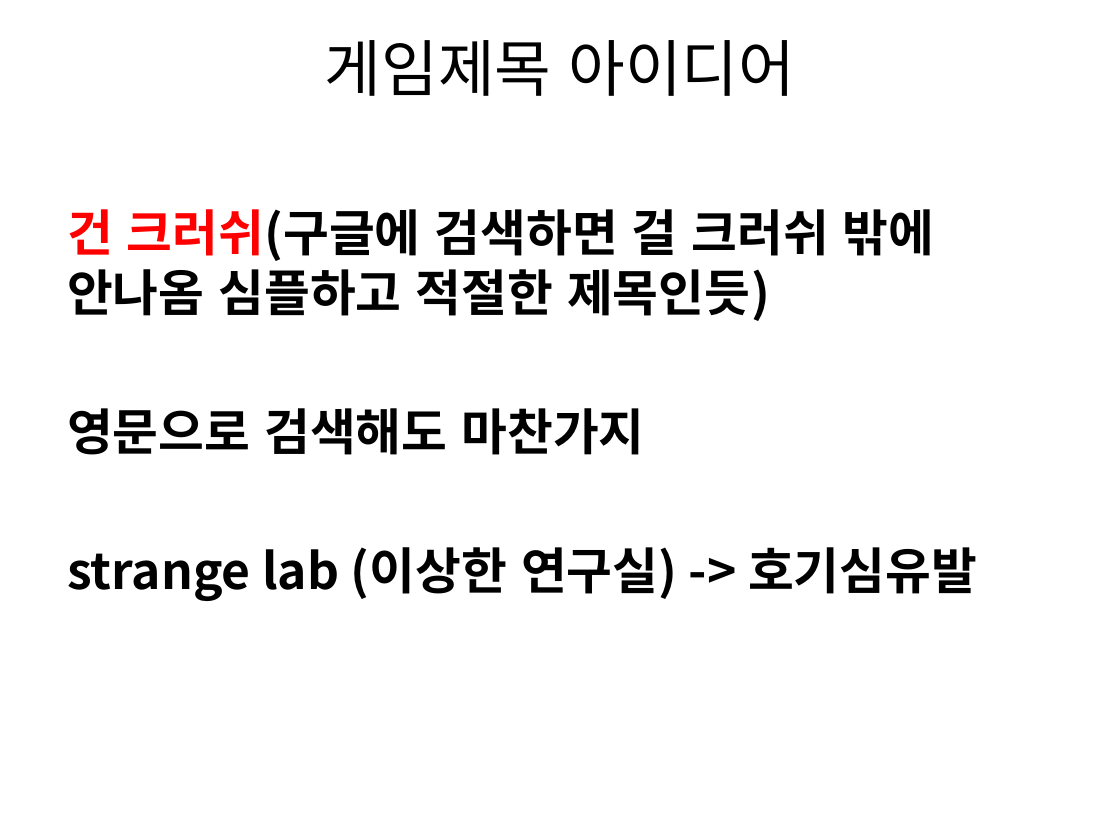
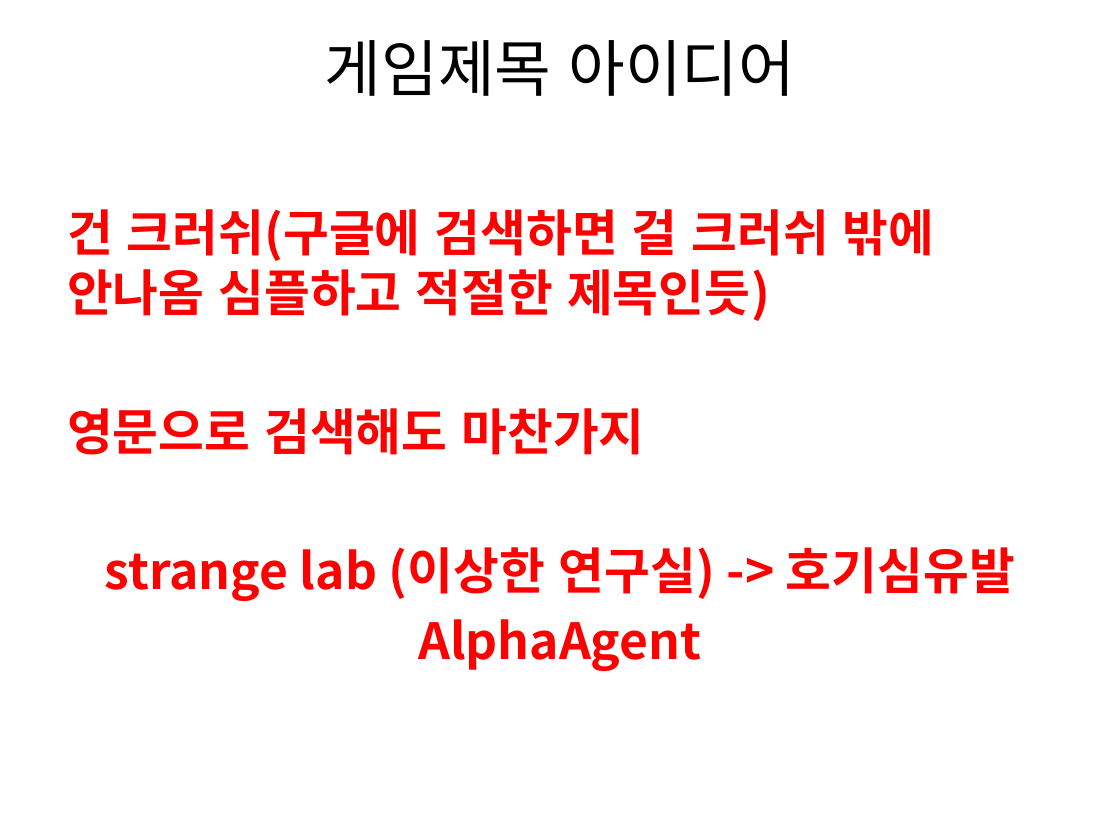
Before and after one commit to gkdlgndpdu/EscapeJail, a slide deck: slide 52 of EscapeJail/Assets/기획/스테이지1기획.pptx. Drawn at 1120x840 pixels with LibreOffice and Linux fonts; fonts in the diff are those of the drawing. Boxes give left, top, right and bottom in pixels: in the first picture for what was removed or moved away, otherwise in the second. Text is boxed around its words. In the diff, an @@ line names an element or a change of style, - is before the commit and + after.

```diff
--- a/EscapeJail/Assets/기획/스테이지1기획.pptx
+++ b/EscapeJail/Assets/기획/스테이지1기획.pptx
@@ text at box(67, 209, 1015, 601): text colour #000000 to #FF0000 in "크러쉬(구글에 검색하면 걸 크러쉬 밖에 안나옴 심플하고 ...", "영문으로 검색해도 마찬가지", "strange lab (이상한 연구실) -> 호기심유발"; alignment left to centre @@
@@ text at box(418, 619, 701, 671): paragraph added @@
+AlphaAgent
```
Also in this commit, not shown: 1 other slide changed, 2 other files.
